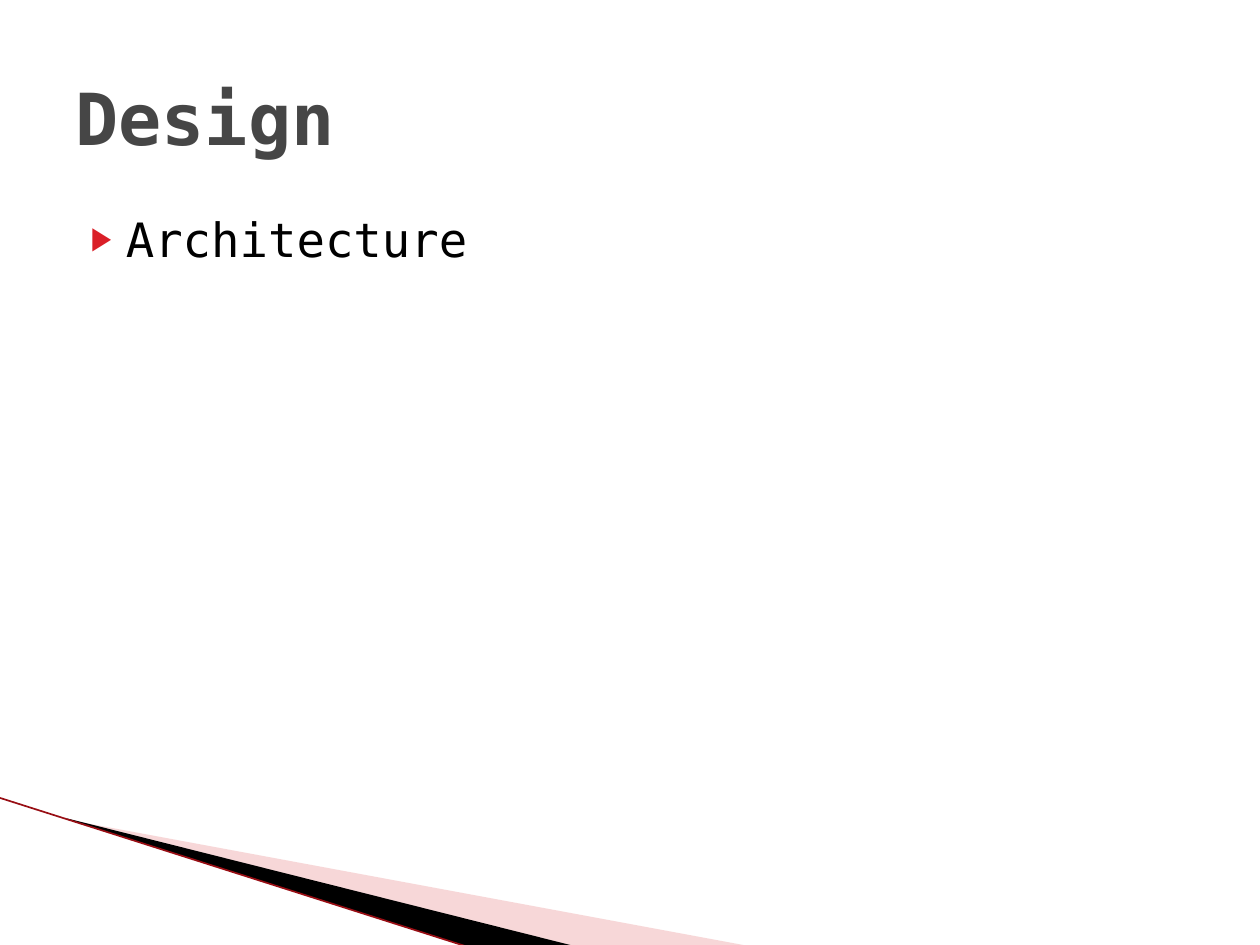
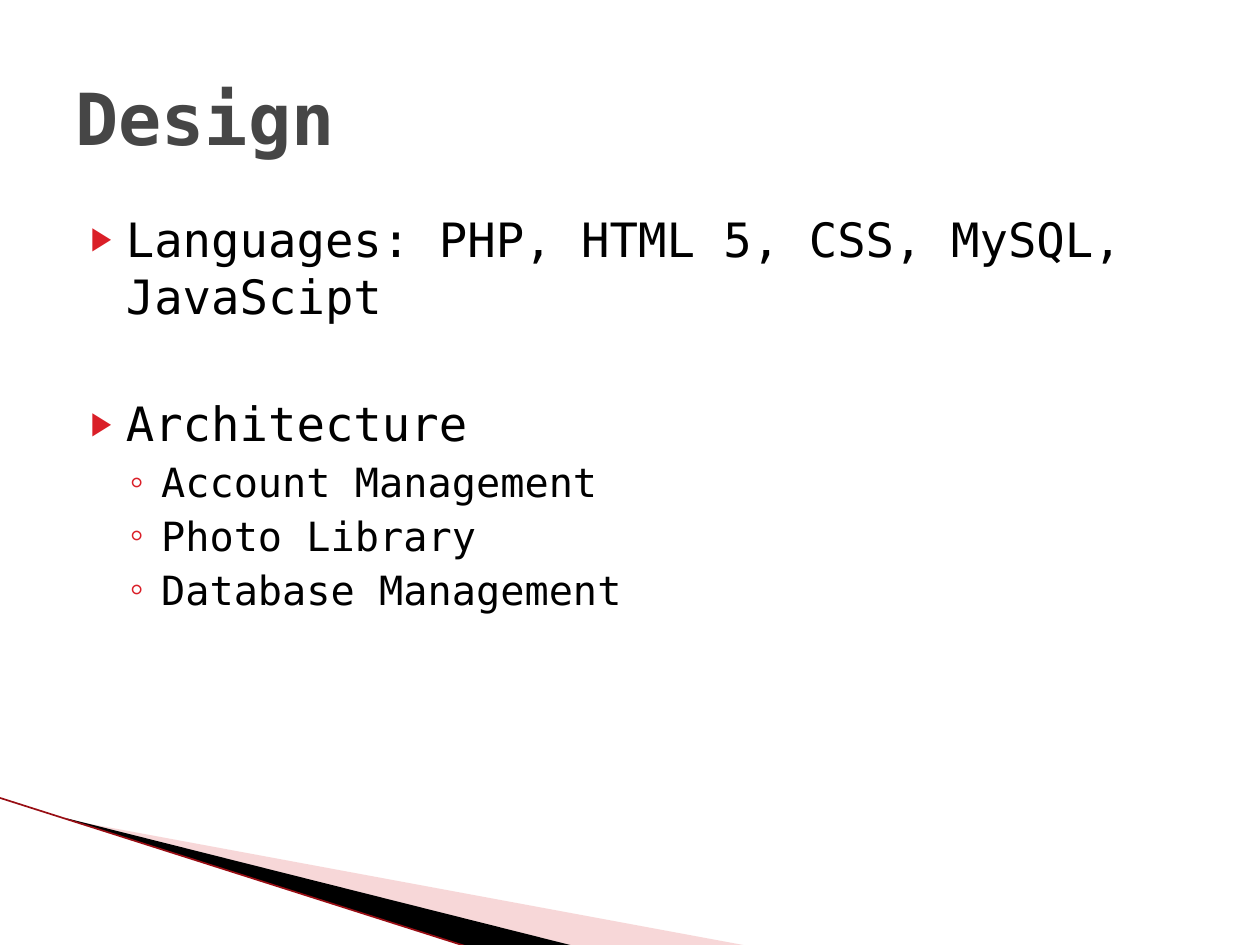
Before and after one commit to GardropFuat/VTP, a slide deck: slide 7 of Documents/VTP.pptx (slide 6 before the commit). Drawn at 1260x945 pixels with LibreOffice and Linux fonts; fonts in the diff are those of the drawing; background and template pictures are left out. Boxes give left, top, right and bottom in pixels: in the first picture for what was removed or moved away, otherwise in the second. Text is boxed around its words. In the diff, an @@ line names an element or a change of style, - is before the commit and + after.

```diff
--- a/Documents/VTP.pptx
+++ b/Documents/VTP.pptx
@@ text at (126, 222, 1122, 324): paragraph added @@
+▶ Languages: PHP, HTML 5, CSS, MySQL, JavaScipt
@@ text at (161, 467, 621, 614): paragraphs added @@
+  ◦ Account Management
+  ◦ Photo Library
+  ◦ Database Management
```
Also in this commit, not shown: 3 other slides changed, 3 slides added, 1 slide removed, 9 other files.
